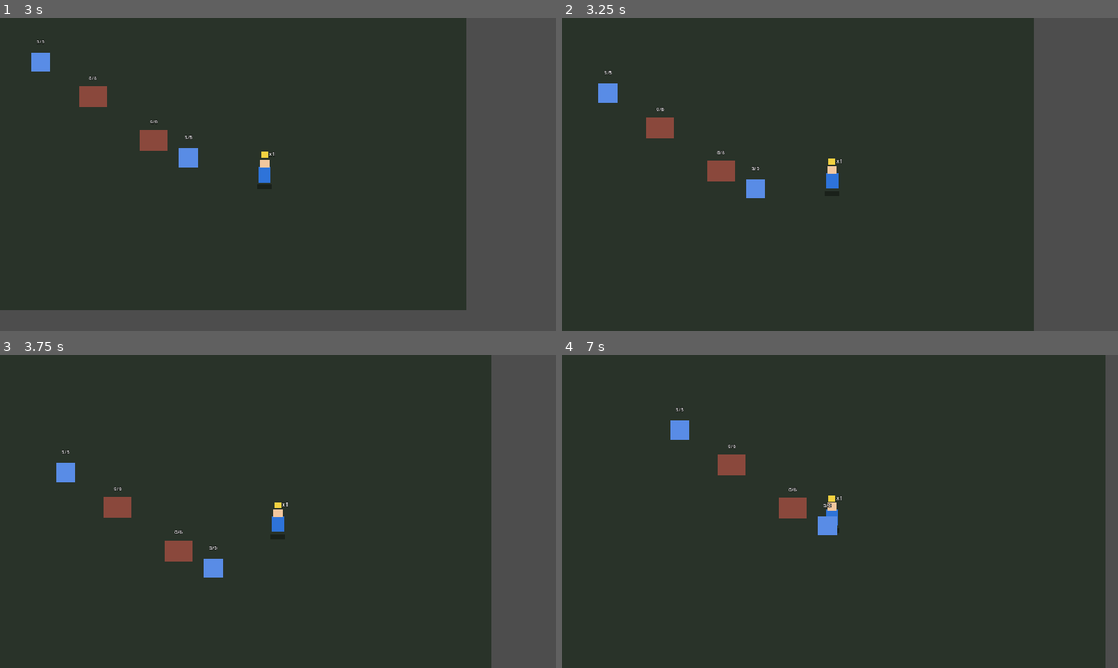
Above: before the commit, frames 1-4 (two rows, left to right).
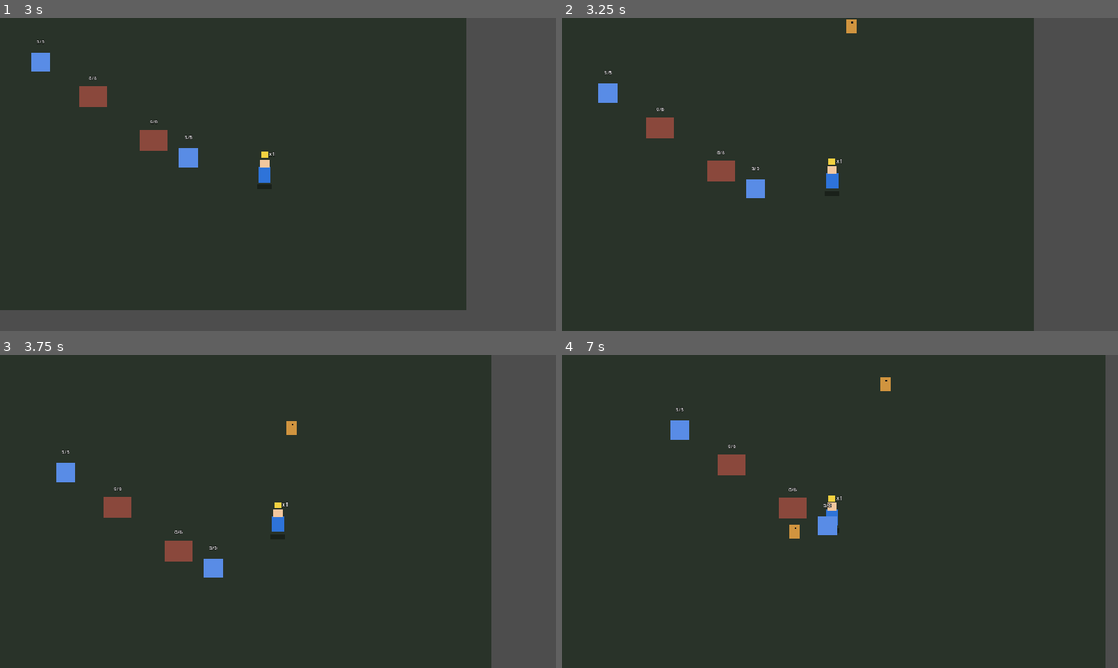
Above: after the commit, the same moments.

Repository: afares8/empire-rush
Game: Godot game, scene res://scenes/Main.tscn
Two runs of this game, one before a commit and one after it. Both use one fixed random seed, a clock stepped at 60 frames per second and the inputs below.
Inputs:
- Up to frame 1 (3 s): tap Enter at 0.5 s; hold D (move_right) 0.53-1.28 s; hold E (interact) 0.53-1.28 s; hold S (move_down) 1.28-2.03 s; tap E (interact) at 1.35, 2.85 s; hold D (move_right) 2.03-2.78 s; hold E (interact) 2.03-2.78 s; hold W (move_up) from 2.78 s (still down)
- Up to frame 2 (3.25 s): keep holding W (move_up)
- Up to frame 3 (3.75 s): release W (move_up) at 3.53 s; hold A (move_left) from 3.53 s (still down); hold E (interact) from 3.53 s (still down)
- Up to frame 4 (7 s): release E (interact) at 4.28 s; tap E (interact) at 4.35, 5.85 s; release A (move_left) at 5.03 s; hold S (move_down) 5.03-5.78 s; hold E (interact) 5.03-5.78 s; hold D (move_right) 5.78-6.53 s; hold W (move_up) from 6.53 s (still down); hold E (interact) from 6.53 s (still down)

Frame 1 is identical in both runs. In frame 2, less than 0.1% of the frame differs, in the area x 51-53%, y 0-5%; in frame 3, less than 0.1%; in frame 4, 0.2%, in the area x 40-60%, y 7-59%.

Commit message:
overnight: ronda 1 iter 1 (WIP)

Diff:
--- /dev/null
+++ b/scenes/Client.tscn
@@ -0,0 +1,20 @@
+[gd_scene load_steps=2 format=3 uid="uid://client_scene_ter"]
+
+[ext_resource type="Script" path="res://scripts/game/client.gd" id="1_client"]
+
+[node name="Client" type="Node2D" groups=["clients"]]
+script = ExtResource("1_client")
+
+[node name="Body" type="ColorRect" parent="."]
+offset_left = -12.0
+offset_top = -16.0
+offset_right = 12.0
+offset_bottom = 16.0
+color = Color(0.85, 0.6, 0.25, 0.95)
+
+[node name="Face" type="ColorRect" parent="."]
+offset_left = 4.0
+offset_top = -10.0
+offset_right = 8.0
+offset_bottom = -6.0
+color = Color(0.1, 0.1, 0.1, 1)
--- a/scenes/Main.tscn
+++ b/scenes/Main.tscn
@@ -1,10 +1,11 @@
-[gd_scene load_steps=6 format=3 uid="uid://main_scene_ter"]
+[gd_scene load_steps=7 format=3 uid="uid://main_scene_ter"]
 
 [ext_resource type="Script" path="res://scripts/game/main.gd" id="1_main"]
 [ext_resource type="PackedScene" path="res://scenes/Player.tscn" id="2_player"]
 [ext_resource type="Script" path="res://scripts/game/camera.gd" id="3_camera"]
 [ext_resource type="PackedScene" path="res://scenes/Pickup.tscn" id="4_pickup"]
 [ext_resource type="PackedScene" path="res://scenes/Shelf.tscn" id="5_shelf"]
+[ext_resource type="Script" path="res://scripts/game/client_spawner.gd" id="6_spawner"]
 
 [node name="Main" type="Node2D"]
 script = ExtResource("1_main")
@@ -33,6 +34,10 @@
 [node name="ShelfB" parent="World" instance=ExtResource("5_shelf")]
 position = Vector2(80, 60)
 
+[node name="ClientSpawner" type="Node2D" parent="World"]
+position = Vector2(0, 0)
+script = ExtResource("6_spawner")
+
 [node name="Camera2D" type="Camera2D" parent="World"]
 position = Vector2(0, 0)
 zoom = Vector2(1, 1)
--- /dev/null
+++ b/scenes/MoneyDrop.tscn
@@ -0,0 +1,33 @@
+[gd_scene load_steps=3 format=3 uid="uid://moneydrop_scene_ter"]
+
+[ext_resource type="Script" path="res://scripts/game/money_drop.gd" id="1_money"]
+
+[sub_resource type="RectangleShape2D" id="rect_area"]
+size = Vector2(34, 34)
+
+[node name="MoneyDrop" type="Area2D"]
+script = ExtResource("1_money")
+
+[node name="Body" type="ColorRect" parent="."]
+offset_left = -10.0
+offset_top = -10.0
+offset_right = 10.0
+offset_bottom = 10.0
+color = Color(0.2, 0.85, 0.3, 0.95)
+
+[node name="ValueLabel" type="Label" parent="."]
+offset_left = -16.0
+offset_top = -28.0
+offset_right = 16.0
+offset_bottom = -14.0
+theme_override_colors/font_color = Color(0.2, 1, 0.3, 1)
+theme_override_colors/font_outline_color = Color(0, 0, 0, 1)
+theme_override_constants/outline_size = 3
+theme_override_font_sizes/font_size = 10
+text = "$5"
+horizontal_alignment = 1
+
+[node name="AreaShape" type="CollisionShape2D" parent="."]
+shape = SubResource("rect_area")
+
+[connection signal="body_entered" from="." to="." method="_on_body_entered"]
--- a/scenes/Shelf.tscn
+++ b/scenes/Shelf.tscn
@@ -5,7 +5,7 @@
 [sub_resource type="RectangleShape2D" id="rect_area"]
 size = Vector2(80, 80)
 
-[node name="Shelf" type="Area2D"]
+[node name="Shelf" type="Area2D" groups=["shelves"]]
 script = ExtResource("1_shelf")
 
 [node name="Body" type="ColorRect" parent="."]
--- /dev/null
+++ b/scripts/game/client.gd
@@ -0,0 +1,126 @@
+# Client — cliente NPC que compra del estante (loop base, LOOP-5).
+# Ciclo: spawn → camina al estante → browse → si hay stock compra
+# (take_item) → deja dinero físico en el piso → camina a la salida
+# → despawn. Si no hay stock tras esperar, se va frustrado.
+# El dinero lo suelta como MoneyDrop (recogible por el jugador en
+# contacto, ver money_drop.gd). Conecta estante → dinero → jugador.
+# Usa _process (no _physics_process): movimiento directo por delta,
+# sin move_and_slide. En headless --quit-after los physics ticks
+# no corren; _process sí.
+class_name Client
+extends Node2D
+
+signal bought(value: float)
+signal left()
+
+@export var walk_speed: float = 130.0
+@export var wait_for_stock_max: float = 5.0
+@export var product_value: float = 5.0
+
+var target_shelf: Node = null
+var exit_pos: Vector2 = Vector2.ZERO
+var _state: String = "to_shelf"
+var _target_pos: Vector2 = Vector2.ZERO
+var _wait_time: float = 0.0
+var _last_ms: int = 0
+
+@onready var _body: ColorRect = $Body
+@onready var _face: ColorRect = $Face
+
+func _ready() -> void:
+	_update_target_for_state()
+	_last_ms = Time.get_ticks_msec()
+
+# API para el spawner: asigna estante objetivo y puntos de spawn/exit.
+func setup(p_shelf: Node, p_spawn: Vector2, p_exit: Vector2) -> void:
+	target_shelf = p_shelf
+	exit_pos = p_exit
+	position = p_spawn
+	_state = "to_shelf"
+	_update_target_for_state()
+
+func _process(_delta: float) -> void:
+	# Delta real basado en wall-clock: en headless --quit-after el FPS
+	# no está capped y el delta del engine es diminuto, haciendo el
+	# movimiento imperceptible. Tiempo real es robusto en cualquier modo.
+	var now_ms: int = Time.get_ticks_msec()
+	var real_delta: float = (now_ms - _last_ms) / 1000.0
+	_last_ms = now_ms
+	match _state:
+		"to_shelf":
+			_walk(real_delta)
+			if _reached_target():
+				_state = "browse"
+				_wait_time = 0.0
+		"browse":
+			_wait_time += real_delta
+			if target_shelf and target_shelf.has_method("has_stock") and target_shelf.has_stock():
+				_do_buy()
+			elif _wait_time >= wait_for_stock_max:
+				_state = "to_exit"
+				_update_target_for_state()
+		"to_exit":
+			_walk(real_delta)
+			if _reached_target():
+				_despawn()
+	_update_facing()
+
+func _walk(delta: float) -> void:
+	_update_target_for_state()
+	var dir: Vector2 = _target_pos - position
+	var dist: float = dir.length()
+	if dist < 1.5:
+		position = _target_pos
+		return
+	var step: float = walk_speed * delta
+	position += dir.normalized() * min(step, dist)
+
+func _update_target_for_state() -> void:
+	if _state == "to_shelf":
+		_target_pos = _queue_pos()
+	elif _state == "to_exit":
+		_target_pos = exit_pos
+
+func _queue_pos() -> Vector2:
+	if target_shelf:
+		return target_shelf.position + Vector2(0, 60)
+	return position
+
+func _reached_target() -> bool:
+	return position.distance_to(_target_pos) < 1.5
+
+func _do_buy() -> void:
+	if target_shelf == null or not target_shelf.has_method("take_item"):
+		_state = "to_exit"
+		_update_target_for_state()
+		return
+	var taken: int = target_shelf.take_item(1)
+	if taken <= 0:
+		_state = "to_exit"
+		_update_target_for_state()
+		return
+	_spawn_money_drop(taken)
+	emit_signal("bought", product_value * float(taken))
+	print("[Client] bought %d unit(s) from %s, dropped $%d" % [taken, target_shelf.name, int(product_value * float(taken))])
+	# Pop táctil al comprar.
+	var tw: Tween = create_tween()
+	tw.tween_property(_body, "scale", Vector2(1.2, 0.8), 0.07).set_trans(Tween.TRANS_SINE)
+	tw.tween_property(_body, "scale", Vector2(1.0, 1.0), 0.12).set_trans(Tween.TRANS_SINE)
+	_state = "to_exit"
+	_update_target_for_state()
+
+func _spawn_money_drop(units: int) -> void:
+	var drop_scn: PackedScene = preload("res://scenes/MoneyDrop.tscn")
+	var drop: Node = drop_scn.instantiate()
+	drop.position = position + Vector2(randf_range(-18.0, 18.0), 24.0)
+	drop.value = product_value * float(units)
+	get_parent().add_child(drop)
+
+func _despawn() -> void:
+	emit_signal("left")
+	queue_free()
+
+func _update_facing() -> void:
+	var dirx: float = (_target_pos - position).x
+	if abs(dirx) > 1.0:
+		_face.scale.x = sign(dirx)
--- /dev/null
+++ b/scripts/game/client_spawner.gd
@@ -0,0 +1,45 @@
+# ClientSpawner — spawnea clientes periódicamente (loop base, LOOP-5).
+# Busca estantes del grupo "shelves" y asigna uno aleatorio a cada
+# cliente. Limita el número de clientes concurrentes para evitar
+# abrumar al jugador (caos controlado, ver BLUEPRINT §26).
+# Usa _process + Time.get_ticks_msec (no _physics_process ni delta
+# acumulado): en headless --quit-after los physics ticks no corren y
+# el delta por frame es diminuto (FPS sin cap), así que el timer
+# basado en delta nunca llega al umbral. Tiempo real es robusto.
+class_name ClientSpawner
+extends Node2D
+
+@export var spawn_interval: float = 3.0
+@export var max_clients: int = 5
+@export var spawn_pos: Vector2 = Vector2(400, -300)
+@export var exit_pos: Vector2 = Vector2(450, -350)
+
+var _shelves: Array = []
+var _next_spawn_ms: int = 0
+var _client_scene: PackedScene = preload("res://scenes/Client.tscn")
+
+func _ready() -> void:
+	_refresh_shelves()
+	_next_spawn_ms = Time.get_ticks_msec() + int(spawn_interval * 1000.0)
+
+func _refresh_shelves() -> void:
+	_shelves = get_tree().get_nodes_in_group("shelves")
+
+func _process(_delta: float) -> void:
+	if Time.get_ticks_msec() >= _next_spawn_ms:
+		_next_spawn_ms = Time.get_ticks_msec() + int(spawn_interval * 1000.0)
+		_try_spawn()
+
+func _try_spawn() -> void:
+	if _shelves.is_empty():
+		_refresh_shelves()
+		if _shelves.is_empty():
+			return
+	var count: int = get_tree().get_nodes_in_group("clients").size()
+	if count >= max_clients:
+		return
+	var shelf: Node = _shelves[randi() % _shelves.size()]
+	var client: Node = _client_scene.instantiate()
+	get_parent().add_child(client)
+	client.setup(shelf, spawn_pos, exit_pos)
+	print("[Spawner] spawned client -> shelf %s (clients=%d)" % [shelf.name, get_tree().get_nodes_in_group("clients").size()])
--- a/scripts/game/main.gd
+++ b/scripts/game/main.gd
@@ -20,6 +20,17 @@
 	var sh_a: Node = get_node_or_null("World/ShelfA")
 	var sh_b: Node = get_node_or_null("World/ShelfB")
 	print("[Main] Shelves: ShelfA=%s ShelfB=%s" % [sh_a != null, sh_b != null])
+	# Verificar spawner de clientes cargado (loop base, LOOP-5).
+	var spawner: Node = get_node_or_null("World/ClientSpawner")
+	print("[Main] ClientSpawner=%s shelves_group=%d" % [spawner != null, get_tree().get_nodes_in_group("shelves").size()])
+	# Debug smoke: pre-llena estantes para probar el ciclo de clientes
+	# sin requerir input del jugador. Activado por env var DEVIN_SMOKE=1.
+	if OS.get_environment("DEVIN_SMOKE") == "1":
+		for s in get_tree().get_nodes_in_group("shelves"):
+			if "stock" in s and "capacity" in s:
+				s.stock = s.capacity
+				s.emit_signal("stock_changed", s.stock)
+		print("[Main] DEVIN_SMOKE: shelves pre-filled")
 
 func _input(event: InputEvent) -> void:
 	if event is InputEventKey and event.pressed and event.keycode == KEY_ESCAPE:
--- /dev/null
+++ b/scripts/game/money_drop.gd
@@ -0,0 +1,30 @@
+# MoneyDrop — dinero físico en el piso (loop base, LOOP-5/LOOP-6).
+# Soltado por el cliente al comprar. Recogible por el jugador al
+# caminar sobre él (auto-collect, sin E). Suma al Cash del Economy.
+# LOOP-6 añadirá juice (partículas, tween al HUD, sonido); aquí
+# solo cierra el loop estante → dinero → cash del jugador.
+class_name MoneyDrop
+extends Area2D
+
+@export var value: float = 5.0
+
+@onready var _body: ColorRect = $Body
+@onready var _label: Label = $ValueLabel
+
+func _ready() -> void:
+	_label.text = "$%d" % int(value)
+	# Pop-in al aparecer.
+	_body.scale = Vector2(0.1, 0.1)
+	var tw: Tween = create_tween()
+	tw.tween_property(_body, "scale", Vector2(1.0, 1.0), 0.15) \
+		.set_trans(Tween.TRANS_BACK).set_ease(Tween.EASE_OUT)
+
+# Duck-typing: detecta al jugador por sus métodos (convención del repo).
+func _is_player(body: Node) -> bool:
+	return body != null and body.has_method("add_carried")
+
+func _on_body_entered(body: Node) -> void:
+	if not _is_player(body):
+		return
+	Economy.add_cash(value)
+	queue_free()
Not shown, added: overnight/snapshots/iter_1_20260705_012845.txt
Not shown, changed: ROADMAP.md
Not shown, changed: overnight/LEARNINGS.md
